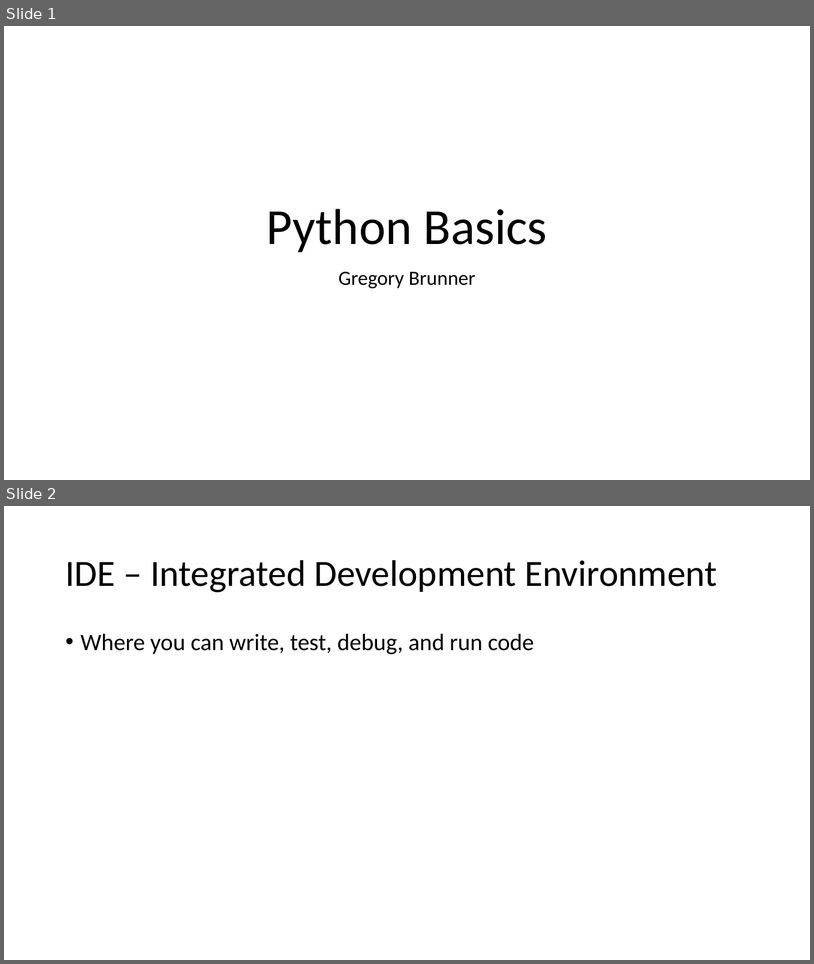
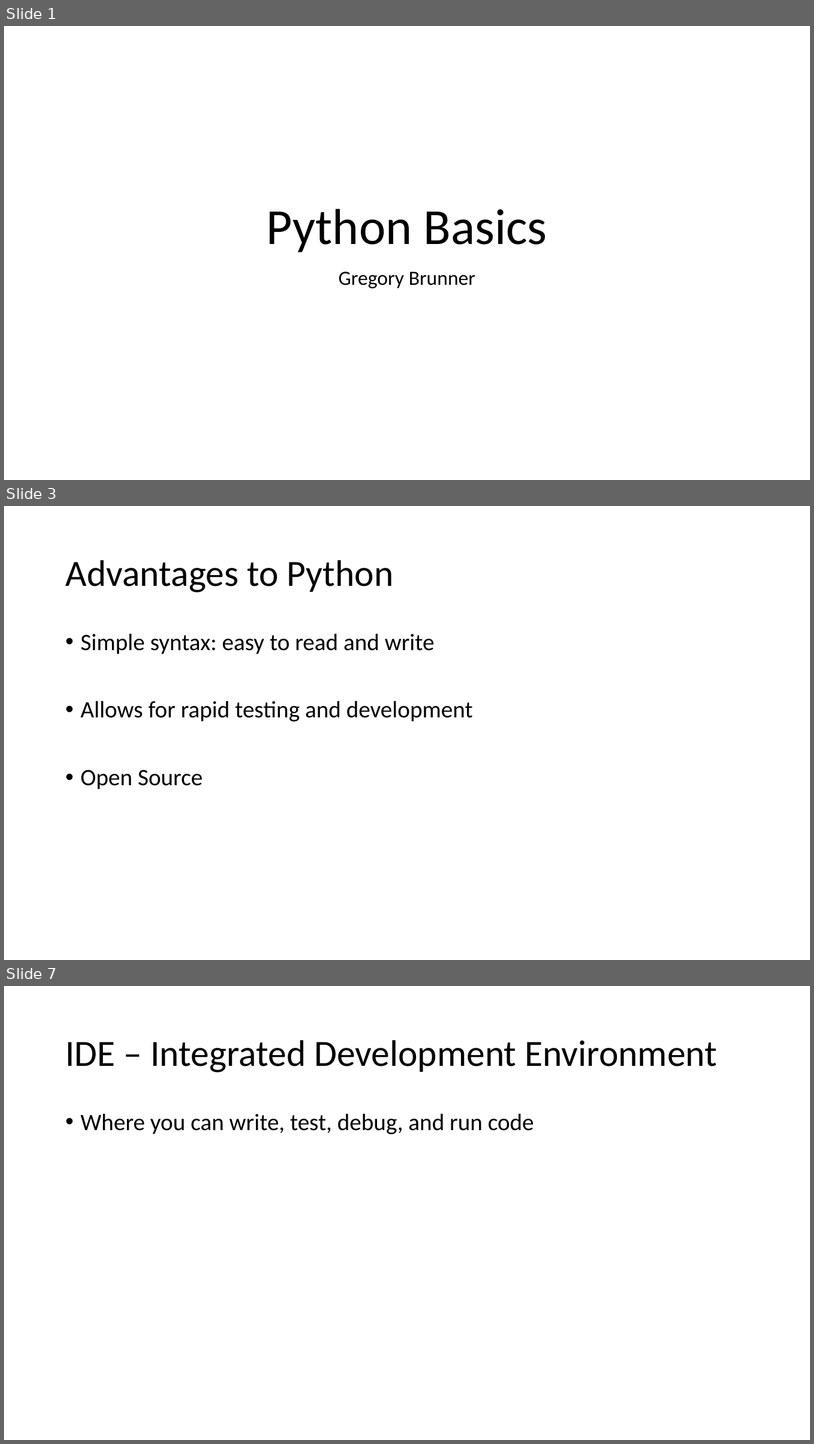
Before and after one commit to gbrunner/programming-for-gis-and-rs, a slide deck: Week_1/Lectures/Lecture_2_Slides.pptx. Shown one above the other, each under a label of ours: slides 1 and 2 before the commit, slides 1, 3 and 7 after it; the slides between them are not shown. The pictures are 814x964 and 814x1444 pixels, drawn with LibreOffice and Linux fonts; fonts in the diff are those of the drawing. Boxes give left, top, right and bottom in pixels: in the first picture for what was removed or moved away, otherwise in the second. Text is boxed around its words. In the diff, an @@ line names an element or a change of style, - is before the commit and + after.

```diff
--- a/Week_1/Lectures/Lecture_2_Slides.pptx
+++ b/Week_1/Lectures/Lecture_2_Slides.pptx
@@ slide 3 added at [4, 506, 810, 960], background #FFFFFF @@
@@ title added at [65, 560, 394, 592], 44 pt, text #000000 @@
+Advantages to Python
@@ text added at [81, 633, 473, 789], 28 pt, text #000000 @@
+• Simple syntax: easy to read and write
+• Allows for rapid testing and development
+• Open Source
@@ what was slide 2 is now slide 7 @@
```
Also in this commit, not shown: 5 slides changed, 4 other slides added, 10 other files.
